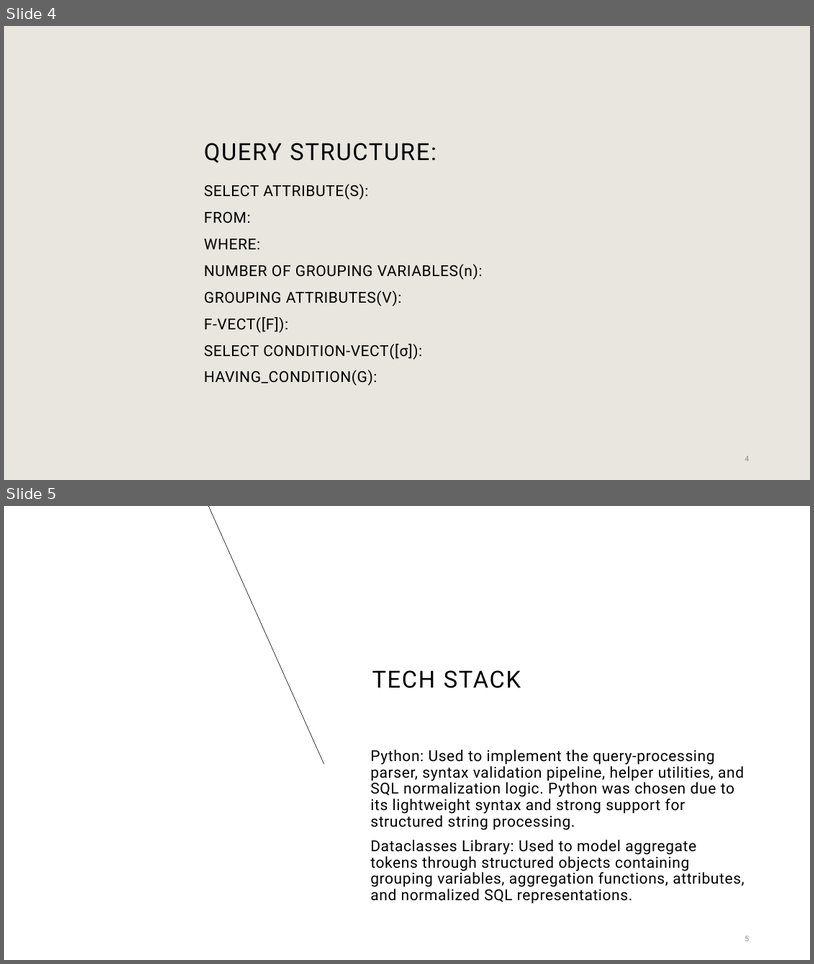
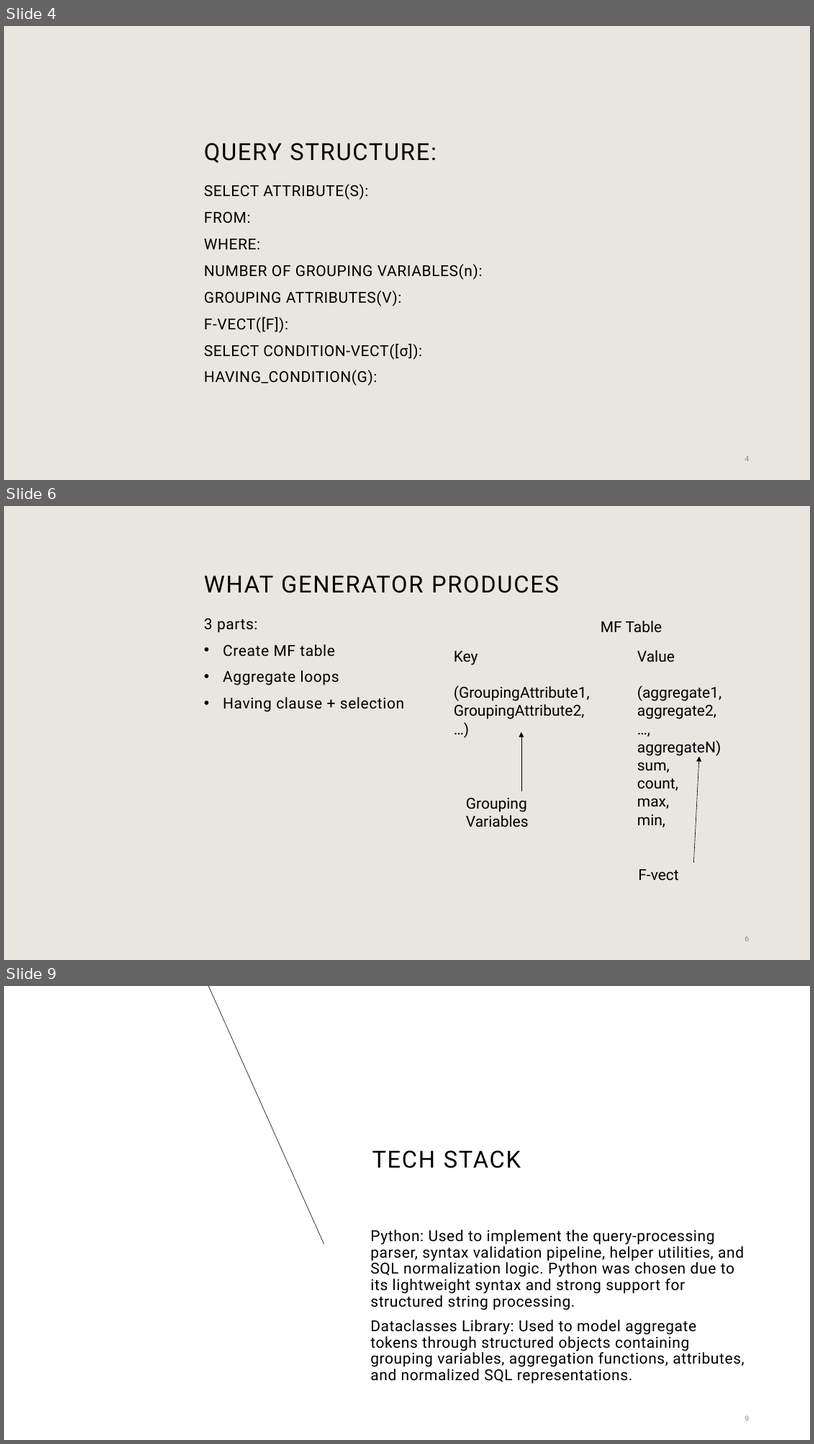
Before and after one commit to Dawnday91/CS_562_query_processing_engine, a slide deck: Team Amaan Presents.pptx. Shown one above the other, each under a label of ours: slides 4 and 5 before the commit, slides 4, 6 and 9 after it; the slides between them are not shown. The pictures are 814x964 and 814x1444 pixels, drawn with LibreOffice and Linux fonts; fonts in the diff are those of the drawing; background and template pictures are left out. Boxes give left, top, right and bottom in pixels: in the first picture for what was removed or moved away, otherwise in the second. Text is boxed around its words. In the diff, an @@ line names an element or a change of style, - is before the commit and + after.

```diff
--- a/Team Amaan Presents.pptx
+++ b/Team Amaan Presents.pptx
@@ slide 6 added at (4, 506, 810, 960), background #E9E6DF @@
@@ title added at (204, 575, 559, 593), 28 pt, text #000000 @@
+WHAT GENERATOR PRODUCES
@@ text added at (204, 618, 404, 712), 18 pt, text #000000 @@
+3 parts:
+• Create MF table
+• Aggregate loops
+• Having clause + selection
@@ text added at (601, 620, 663, 633), 18 pt, text #000000 @@
+MF Table
@@ text added at (454, 651, 590, 719), 18 pt, text #000000 @@
+Key
+(GroupingAttribute1,
+GroupingAttribute2,
+…)
@@ text added at (638, 650, 722, 827), 18 pt, text #000000 @@
+Value
+(aggregate1,
+aggregate2,
+…,
+aggregateN)
+sum,
+count,
+max,
+min,
@@ arrow added from (522, 791) to (511, 739), #E9E6DF 0.5 pt @@
@@ arrow added from (522, 791) to (522, 732), #000000 0.5 pt @@
@@ arrow added from (694, 862) to (700, 757), #000000 0.5 pt @@
@@ text added at (466, 798, 529, 827), 18 pt, text #000000 @@
+Grouping Variables
@@ text added at (638, 869, 679, 880), 18 pt, text #000000 @@
+F-vect
@@ page number added at (745, 936, 749, 941), 9 pt, text #8C8C8C @@
+6
@@ what was slide 5 is now slide 9 @@
```
Also in this commit, not shown: 1 slide changed, 3 other slides added, 1 other file.
